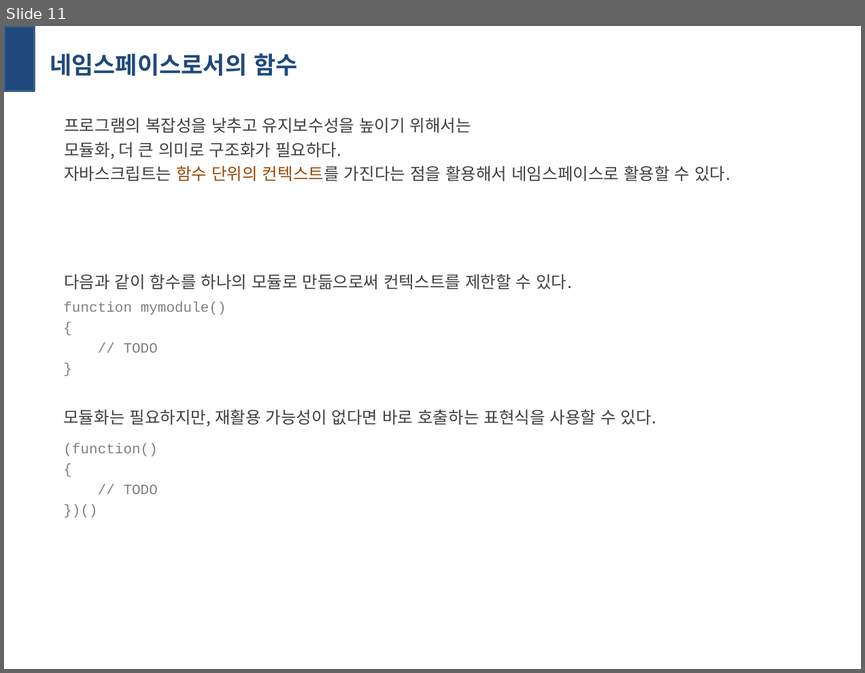
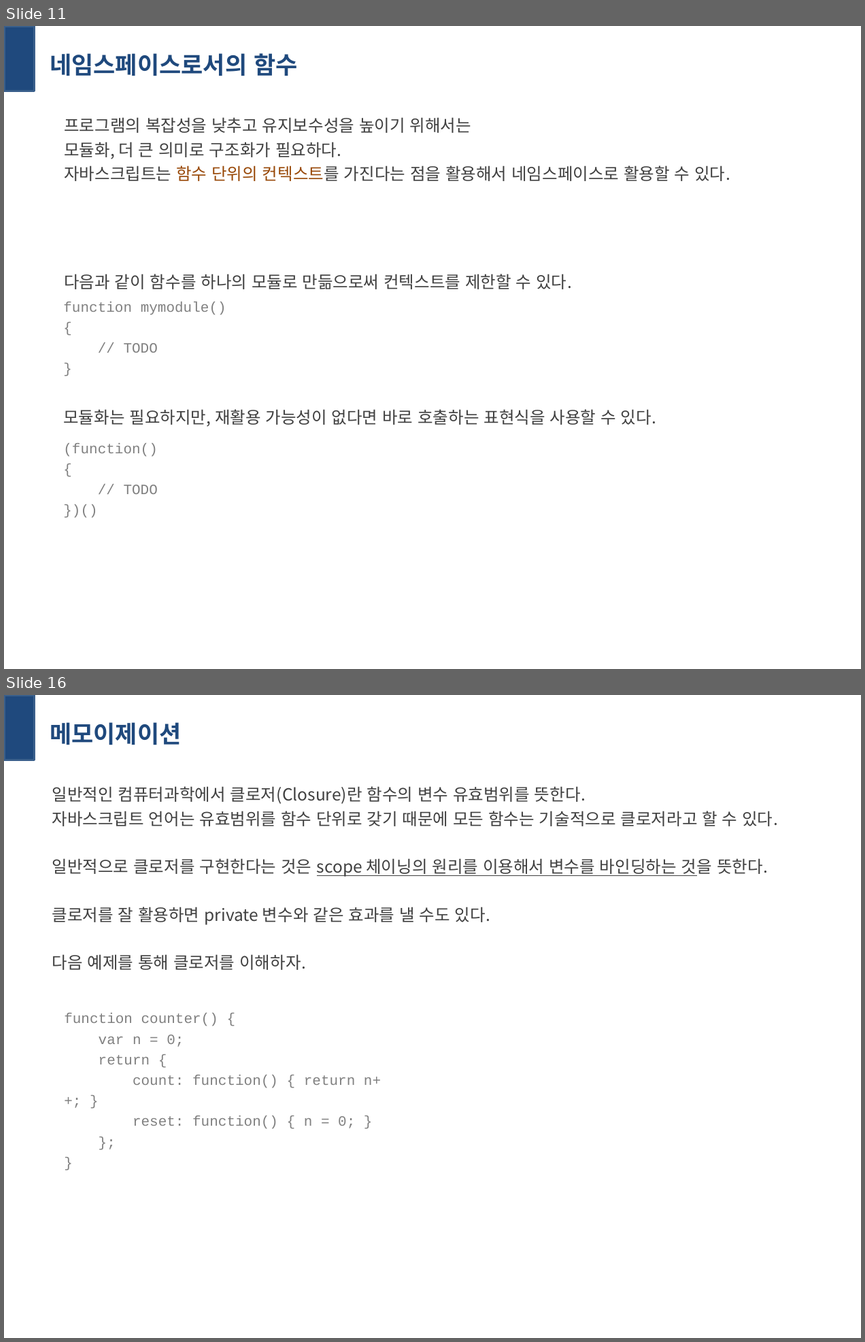
Before and after one commit to primrose201/studyspace, a slide deck: Javascript_Perfect_Guide/week05_c08.pptx. Shown one above the other, each under a label of ours: slide 11 before the commit, slides 11 and 16 after it; the slides between them are not shown. The pictures are 865x673 and 865x1342 pixels, drawn with LibreOffice and Linux fonts; fonts in the diff are those of the drawing. Boxes give left, top, right and bottom in pixels: in the first picture for what was removed or moved away, otherwise in the second. Text is boxed around its words. In the diff, an @@ line names an element or a change of style, - is before the commit and + after.

```diff
--- a/Javascript_Perfect_Guide/week05_c08.pptx
+++ b/Javascript_Perfect_Guide/week05_c08.pptx
@@ slide 16 added at (4,695,861,1338), background #FFFFFF @@
@@ rectangle added at (4,695,34,760), fill #1F497D, outline #3A5F8C 2 pt @@
@@ title added at (50,722,181,745), 20 pt, text #1F497D, bold @@
+메모이제이션
@@ text added at (52,786,778,970), 14 pt, text #404040 @@
+일반적인 컴퓨터과학에서 클로저(Closure)란 함수의 변수 유효범위를 뜻한다.
+자바스크립트 언어는 유효범위를 함수 단위로 갖기 때문에 모든 함수는 기술적으로 클로저라고 할 수 있다.
+일반적으로 클로저를 구현한다는 것은 scope 체이닝의 원리를 이용해서 변수를 바인딩하는 것을 뜻한다.
+클로저를 잘 활용하면 private 변수와 같은 효과를 낼 수도 있다.
+다음 예제를 통해 클로저를 이해하자.
@@ text added at (64,1013,381,1129), 12 pt, text #808080 @@
+function counter() {
+var n = 0;
+return {
+count: function() { return n++; }
+reset: function() { n = 0; }
+};
+}
```
Also in this commit, not shown: 2 slides changed, 3 other slides added.
